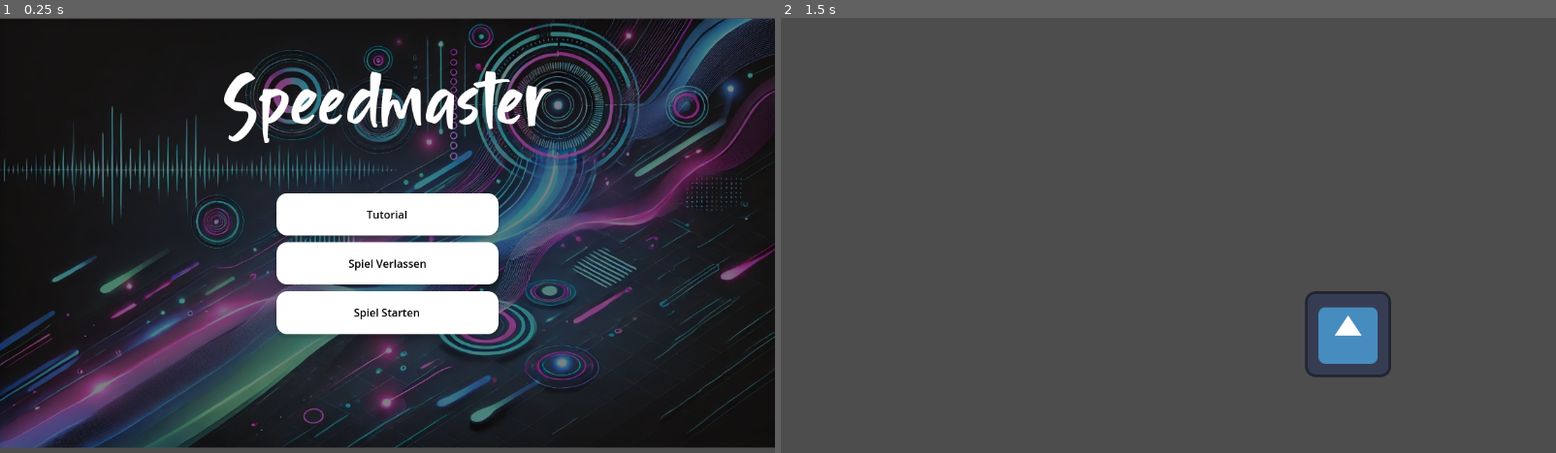
Above: before the commit, frames 1-2 (left to right).
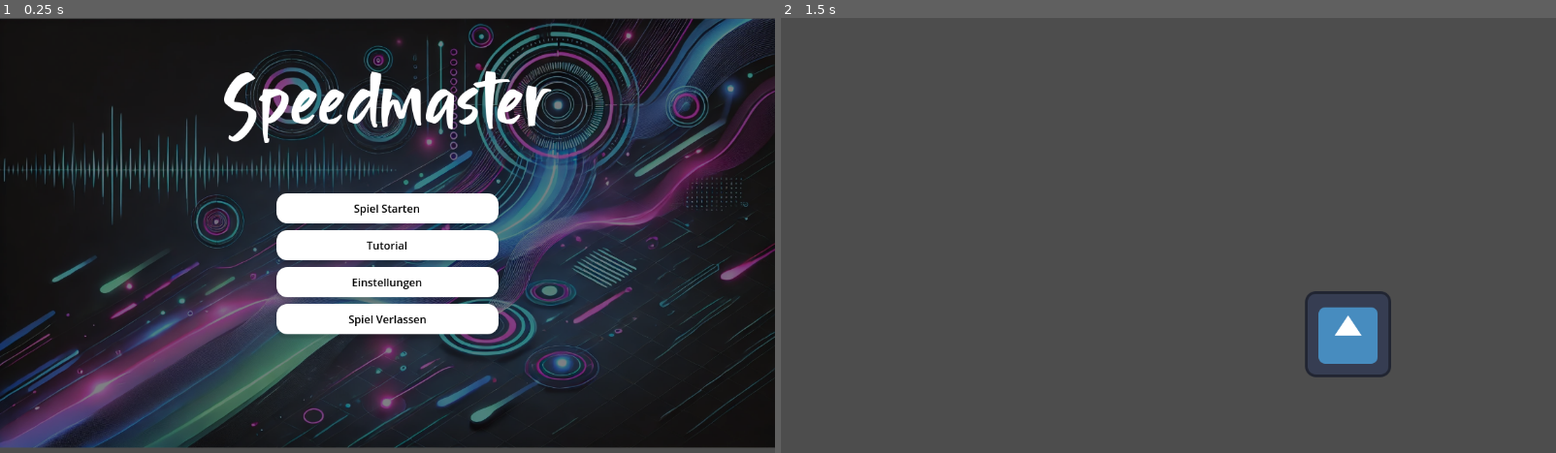
Above: after the commit, the same moments.

Repository: Kakaobaum/speedmaster
Game: Godot game, scene res://Scenes/menu.tscn
Two runs of this game, one before a commit and one after it. Both use one fixed random seed, a clock stepped at 60 frames per second and the inputs below. The engine's default icon, where the game draws it, is replaced by a stand-in: a white triangle on a blue panel in a dark square.
Inputs (mouse positions are in pixels of both pictures, inside the frame that each line leads up to):
- Up to frame 1 (0.25 s): no input
- Up to frame 2 (1.5 s): click "Tutorial" at 0.5 s; tap Enter (ui_accept) at 1.25 s; move the mouse to (1339, 213) at 1.27 s; hold T (tutorial_shortcut, bound only after the commit) from 1.28 s (still down)

The runs differ from the first frame. In frame 1, 2.9% of the frame differs, in the area x 35-65%, y 42-71%; in frame 2, nothing differs.

Commit message:
Added settings button, created settings scene, and implemented hover sounds for menu buttons.
- Added a settings button to the main menu, allowing users to access the settings scene.
- Created a new (empty) settings scene for managing game options.
- Implemented hover functionality for menu buttons with corresponding sound effects.
- Enabled keyboard shortcuts for menu buttons, playing the appropriate sound when clicked.
- Set up the AudioStreamPlayer2D to manage audio playback for menu interactions.

Diff:
--- a/Scenes/menu.tscn
+++ b/Scenes/menu.tscn
@@ -35,6 +35,8 @@
 script = ExtResource("1_wg6ih")
 metadata/_edit_use_anchors_ = true
 
+[node name="AudioStreamPlayer2D" type="AudioStreamPlayer2D" parent="."]
+
 [node name="Panel" type="Panel" parent="."]
 layout_mode = 1
 anchors_preset = 15
@@ -59,6 +61,19 @@
 grow_vertical = 2
 theme_override_constants/separation = 10
 
+[node name="btnStartGame" type="Button" parent="VBoxContainer"]
+layout_mode = 2
+size_flags_vertical = 3
+theme_override_colors/font_hover_pressed_color = Color(0, 0, 0, 1)
+theme_override_colors/font_hover_color = Color(0, 0, 0, 1)
+theme_override_colors/font_pressed_color = Color(0, 0, 0, 1)
+theme_override_colors/font_focus_color = Color(0, 0, 0, 1)
+theme_override_colors/font_color = Color(0, 0, 0, 1)
+theme_override_constants/h_separation = 7
+theme_override_styles/normal = SubResource("StyleBoxFlat_o2qkb")
+text = "Spiel Starten
+"
+
 [node name="btnTutorial" type="Button" parent="VBoxContainer"]
 layout_mode = 2
 size_flags_vertical = 3
@@ -72,6 +87,19 @@
 text = "Tutorial
 "
 
+[node name="btnSettings" type="Button" parent="VBoxContainer"]
+layout_mode = 2
+size_flags_vertical = 3
+theme_override_colors/font_hover_pressed_color = Color(0, 0, 0, 1)
+theme_override_colors/font_hover_color = Color(0, 0, 0, 1)
+theme_override_colors/font_pressed_color = Color(0, 0, 0, 1)
+theme_override_colors/font_focus_color = Color(0, 0, 0, 1)
+theme_override_colors/font_color = Color(0, 0, 0, 1)
+theme_override_constants/h_separation = 7
+theme_override_styles/normal = SubResource("StyleBoxFlat_o2qkb")
+text = "Einstellungen
+"
+
 [node name="btnExit" type="Button" parent="VBoxContainer"]
 layout_mode = 2
 size_flags_vertical = 3
@@ -83,19 +111,6 @@
 theme_override_constants/h_separation = 7
 theme_override_styles/normal = SubResource("StyleBoxFlat_o2qkb")
 text = "Spiel Verlassen"
-
-[node name="btnStartGame" type="Button" parent="VBoxContainer"]
-layout_mode = 2
-size_flags_vertical = 3
-theme_override_colors/font_hover_pressed_color = Color(0, 0, 0, 1)
-theme_override_colors/font_hover_color = Color(0, 0, 0, 1)
-theme_override_colors/font_pressed_color = Color(0, 0, 0, 1)
-theme_override_colors/font_focus_color = Color(0, 0, 0, 1)
-theme_override_colors/font_color = Color(0, 0, 0, 1)
-theme_override_constants/h_separation = 7
-theme_override_styles/normal = SubResource("StyleBoxFlat_o2qkb")
-text = "Spiel Starten
-"
 
 [node name="Label" type="Label" parent="."]
 layout_mode = 1
@@ -116,6 +131,7 @@
 horizontal_alignment = 1
 vertical_alignment = 1
 
+[connection signal="pressed" from="VBoxContainer/btnStartGame" to="." method="_on_btn_start_game_pressed"]
 [connection signal="pressed" from="VBoxContainer/btnTutorial" to="." method="_on_btn_start_game_pressed"]
+[connection signal="pressed" from="VBoxContainer/btnSettings" to="." method="_on_btn_start_game_pressed"]
 [connection signal="pressed" from="VBoxContainer/btnExit" to="." method="_on_btn_start_game_pressed"]
-[connection signal="pressed" from="VBoxContainer/btnStartGame" to="." method="_on_btn_start_game_pressed"]
--- /dev/null
+++ b/Scenes/settings.tscn
@@ -0,0 +1,9 @@
+[gd_scene format=3 uid="uid://cft13g8ug6nd0"]
+
+[node name="Settings" type="Control"]
+layout_mode = 3
+anchors_preset = 15
+anchor_right = 1.0
+anchor_bottom = 1.0
+grow_horizontal = 2
+grow_vertical = 2
--- a/Scripts/menu.gd
+++ b/Scripts/menu.gd
@@ -1,14 +1,77 @@
 extends Control
 
+var audio_player: AudioStreamPlayer2D  # Variable zum Speichern des AudioStreamPlayers
+
+# Funktion, die aufgerufen wird, wenn das Hauptmenü geladen wird
+func _ready() -> void:
+	audio_player = $AudioStreamPlayer2D
+
+	# Hover- und Fokus-Signale mit den Buttons verbinden
+	$VBoxContainer/btnStartGame.connect("mouse_entered", Callable(self, "_on_btn_start_game_hovered"))
+	$VBoxContainer/btnStartGame.connect("focus_entered", Callable(self, "_on_btn_start_game_hovered"))
+
+	$VBoxContainer/btnTutorial.connect("mouse_entered", Callable(self, "_on_btn_tutorial_hovered"))
+	$VBoxContainer/btnTutorial.connect("focus_entered", Callable(self, "_on_btn_tutorial_hovered"))
+
+	$VBoxContainer/btnExit.connect("mouse_entered", Callable(self, "_on_btn_exit_hovered"))
+	$VBoxContainer/btnExit.connect("focus_entered", Callable(self, "_on_btn_exit_hovered"))
+
+	$VBoxContainer/btnSettings.connect("mouse_entered", Callable(self, "_on_btn_settings_hovered"))
+	$VBoxContainer/btnSettings.connect("focus_entered", Callable(self, "_on_btn_settings_hovered"))
+
+# Audio-Datei abspielen basierend auf dem bereitgestellten Pfad
+func _play_audio(audio_file: String) -> void:
+	var audio_stream = load(audio_file) as AudioStream
+	if audio_stream:
+		audio_player.stream = audio_stream
+		audio_player.play()
+
+# Funktionen für Hover - Sounds
+
+# Wenn der 'Start Game'-Button gehovered wird
+func _on_btn_start_game_hovered() -> void:
+	_play_audio("res://Audio/starten.mp3")
+
+# Wenn der 'Tutorial'-Button gehovered wird
+func _on_btn_tutorial_hovered() -> void:
+	_play_audio("res://Audio/tutorial.mp3")
+
+# Wenn der 'Exit'-Button gehovered wird
+func _on_btn_exit_hovered() -> void:
+	_play_audio("res://Audio/verlassen.mp3")
+
+# Wenn der 'Settings'-Button gehovered wird
+func _on_btn_settings_hovered() -> void:
+	_play_audio("res://Audio/settings.mp3")
+
+# Tastatureingaben für Shortcuts definieren
+func _input(event: InputEvent) -> void:
+	if event.is_action_pressed("ui_accept"):  # Spielstart auf Enter setzte
+		_on_btn_start_game_pressed()
+	elif event.is_action_pressed("tutorial_shortcut"):  # Tutorial auf T setzen
+		_on_btn_tutorial_pressed()
+	elif event.is_action_pressed("ui_cancel"):  # Spiel verlassen auf Escape setzen
+		_on_btn_exit_pressed()
+	elif event.is_action_pressed("settings_shortcut"):  # Einstellungen auf S setzen
+		_on_btn_settings_pressed()
 
 
+# Funktion für den Start Game-Button
 func _on_btn_start_game_pressed() -> void:
-	get_tree().change_scene_to_file("res://Scenes/game.tscn") # Replace with function body.
+	_play_audio("res://Audio/starten.mp3")
+	get_tree().change_scene_to_file("res://Scenes/game.tscn")
 
+# Funktion für den Tutorial-Button
+func _on_btn_tutorial_pressed() -> void:
+	_play_audio("res://Audio/tutorial.mp3")
+	get_tree().change_scene_to_file("res://Scenes/tutorial.tscn")
 
-func _on_btn_tutorial_pressed() -> void:
-	get_tree().change_scene_to_file("res://Scenes/tutorial.tscn") # Replace with function body.
+# Funktion für den Exit-Button
+func _on_btn_exit_pressed() -> void:
+	_play_audio("res://Audio/verlassen.mp3")
+	get_tree().quit()
 
-
-func _on_btn_exit_pressed() -> void:
-	get_tree().quit() # Replace with function body.
+# Funktion für den Settings-Button
+func _on_btn_settings_pressed() -> void:
+	_play_audio("res://Audio/settings.mp3")
+	get_tree().change_scene_to_file("res://Scenes/settings.tscn")
--- a/project.godot
+++ b/project.godot
@@ -15,6 +15,19 @@
 config/features=PackedStringArray("4.3", "GL Compatibility")
 config/icon="res://icon.svg"
 
+[input]
+
+tutorial_shortcut={
+"deadzone": 0.5,
+"events": [Object(InputEventKey,"resource_local_to_scene":false,"resource_name":"","device":0,"window_id":0,"alt_pressed":false,"shift_pressed":false,"ctrl_pressed":false,"meta_pressed":false,"pressed":false,"keycode":0,"physical_keycode":84,"key_label":0,"unicode":0,"location":0,"echo":false,"script":null)
+]
+}
+settings_shortcut={
+"deadzone": 0.5,
+"events": [Object(InputEventKey,"resource_local_to_scene":false,"resource_name":"","device":-1,"window_id":0,"alt_pressed":false,"shift_pressed":false,"ctrl_pressed":false,"meta_pressed":false,"pressed":false,"keycode":0,"physical_keycode":83,"key_label":0,"unicode":115,"location":0,"echo":false,"script":null)
+]
+}
+
 [rendering]
 
 renderer/rendering_method="gl_compatibility"
Not shown, added: Audio/settings.mp3.import
Not shown, added: Audio/starten.mp3.import
Not shown, added: Audio/tutorial.mp3.import
Not shown, added: Audio/verlassen.mp3.import
Not shown, added: Audio/settings.mp3
Not shown, added: Audio/staED2C.tmp
Not shown, added: Audio/starten.mp3
Not shown, added: Audio/tutorial.mp3
Not shown, added: Audio/verlassen.mp3
